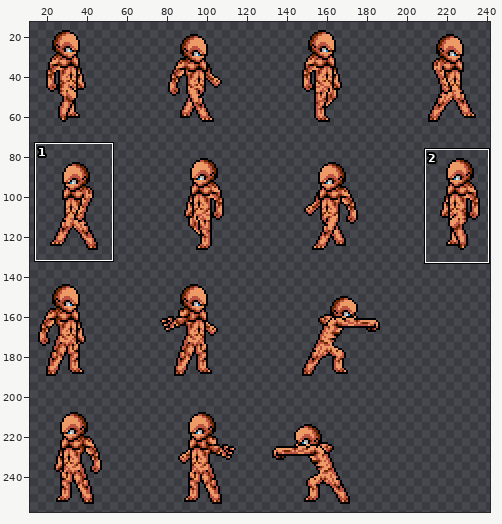
Edited in one commit: sprite sheet (img/units/skin2.png). The picture above shows the old version from afar; the outline marks the close-up.
Close-up. Before the edit:
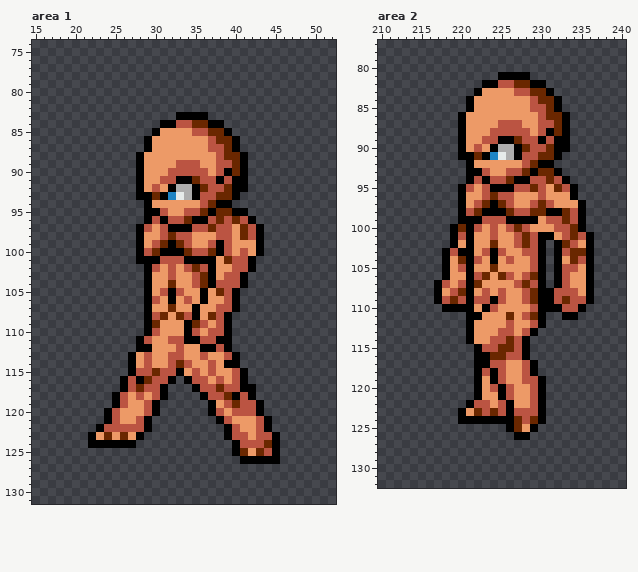
The file is 500x500 pixels. Shown: area 1: x 15..52, y 74..131; area 2: x 210..240, y 77..132. The wide view leaves out empty margins. The commit also changed other parts of the picture, which this record leaves out.
The same view after the edit:
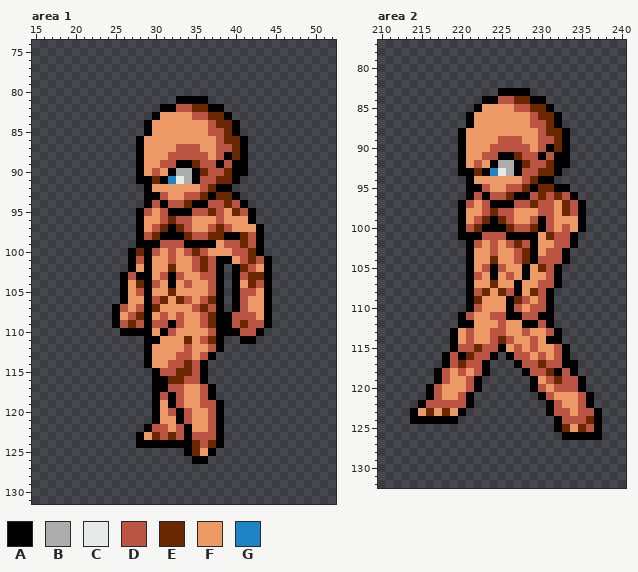
Palette (. is transparent): A #000000  B #adadad  C #e6ebea  D #bb5442  E #6a2700  F #ed9a67  G #1e84c4
Difference:
--- area 1
@@ x 15..52 @@
  80 ......................................
- 81 ......................................
- 82 ......................................
- 83 ..................AAAA................
- 84 ................AADDEEAA..............
- 85 ...............AFFFFDDEEA.............
- 86 ..............AFFFFFFFDEEA............
- 87 ..............AFFFFFFFDDEA............
- 88 .............AFFFFFFFFFDEEA...........
- 89 .............AFFFFDDDFFDDEA...........
- 90 .............AFFFDDDDDFDAEA...........
- 91 .............AFFDDAAEDDADAA...........
- 92 .............AFDFABBAEDDEAA...........
- 93 .............AAEAGCBADDEEA............
- 94 ..............AFFFFFFDEAA.............
- 95 ..............AADFFDDEAEEAA...........
- 96 ..............ADADDEAADEDEDA..........
- 97 .............ADFDAAADDEDDFEDA.........
- 98 .............AFFDEDDFFFDDFEDA.........
- 99 .............AFDEAEDFFDADFFFA.........
-100 .............ADEAAAEDDEADFDFA.........
-101 .............AAADDDAAAAFEDDA..........
-102 ..............ADFDFDEDAFFDDA..........
-103 ..............AFFDFFDEAFDDA...........
-104 ..............AFFEFFDEADDDA...........
-105 ..............AFDADFFAFEDA............
-106 ..............ADFAFDFAFFDA............
-107 ..............AFFEFFAFFDDA............
-108 ..............ADEFEDAFEDA.............
-109 ..............AEFFFAEDFDA.............
-110 ..............ADFFFADFDDA.............
-111 .............ADFFDDAADDAA.............
-112 .............AAFFFDFFAADA.............
-113 ............AFDFFDDFFDFFDA............
-114 ............AFDFFDEDFFDFAA............
-115 ............ADDEDDAFDFDFFDA...........
-116 ...........ADAEDDA.ADDFDFDA...........
-117 ...........ADEDDA...ADDEDDAA..........
-118 ..........ADFDFDA....ADDEADA..........
-119 ..........ADFFDA......AFDEDDA.........
-120 .........ADFFFDA......ADFDDDA.........
-121 .........ADFFDA........ADFFFDA........
-122 ........ADDDDDA.........ADFFDA........
-123 .......AFEFEFA..........ADDFDDA.......
-124 .......AAAAAA............ADDDEA.......
-125 .........................AEFEDA.......
-126 ..........................AAAAA.......
+ 81 ..................AAAA................
+ 82 ................AADDEEAA..............
+ 83 ...............AFFFFDDEEA.............
+ 84 ..............AFFFFFFFDEEA............
+ 85 ..............AFFFFFFFDDEA............
+ 86 .............AFFFFFFFFFDEEA...........
+ 87 .............AFFFFDDDFFDDEA...........
+ 88 .............AFFFDDDDDFDAEA...........
+ 89 .............AFFDDAAEDDADAA...........
+ 90 .............AFDFABBAEDDEAA...........
+ 91 .............AAEAGCBADDEEA............
+ 92 ..............AFFFFFFDEAA.............
+ 93 ..............AADFFDDEAEEA............
+ 94 ..............ADADDEAADDEDA...........
+ 95 .............ADFDAAADDEDFEDA..........
+ 96 .............AFFDEDDFFFDFFFA..........
+ 97 .............AFDEAEDFFDEDFFFA.........
+ 98 .............ADEAAAEDDEEAAEDA.........
+ 99 .............AAADDDAAAAFDDEDA.........
+100 ............AEADFDFDEDFFFDDEA.........
+101 ............ADAFFDFFDEDAAFDEDA........
+102 ............AFAFFEFFDEDA.AEDFA........
+103 ...........ADAAFDADFFDDA.ADEEA........
+104 ...........AFEADFAFDFFDA.AFEDA........
+105 ...........AFDAFFEFFFFDA.ADDFA........
+106 ...........AFFADEFEDFDEA.ADFFA........
+107 ..........ADFDAEFFFFDEDA.ADFFA........
+108 ..........AFDEAFDFDFFDEAADDDFA........
+109 ..........ADEDADDADFFDEAADEDDA........
+110 ...........AAAAFADFFFFDAAADDA.........
+111 ..............AAFFFEFDEA..AA..........
+112 ..............AFFFFDFFDA..............
+113 ..............AFFFDDFDA...............
+114 ..............AFFDDEDA................
+115 ...............ADDEEDA................
+116 ...............AAEEDDA................
+117 ...............AADDFFDA...............
+118 ...............ADADFFDA...............
+119 ...............AFADFFDDA..............
+120 ...............AFDADFFDA..............
+121 ...............AFFADFFDA..............
+122 ..............ADDFDAFFDA..............
+123 .............AFEDEDADDDA..............
+124 .............AAAAAAAEDEA..............
+125 ...................AEFA...............
+126 ....................AA................
 127 ......................................
--- area 2
@@ x 210..240 @@
  80 ...............................
- 81 ...............AAAA............
- 82 .............AADDEEAA..........
- 83 ............AFFFFDDEEA.........
- 84 ...........AFFFFFFFDEEA........
- 85 ...........AFFFFFFFDDEA........
- 86 ..........AFFFFFFFFFDEEA.......
- 87 ..........AFFFFDDDFFDDEA.......
- 88 ..........AFFFDDDDDFDAEA.......
- 89 ..........AFFDDAAEDDADAA.......
- 90 ..........AFDFABBAEDDEAA.......
- 91 ..........AAEAGCBADDEEA........
- 92 ...........AFFFFFFDEAA.........
- 93 ...........AADFFDDEAEEA........
- 94 ...........ADADDEAADDEDA.......
- 95 ..........ADFDAAADDEDFEDA......
- 96 ..........AFFDEDDFFFDFFFA......
- 97 ..........AFDEAEDFFDEDFFFA.....
- 98 ..........ADEAAAEDDEEAAEDA.....
- 99 ..........AAADDDAAAAFDDEDA.....
-100 .........AEADFDFDEDFFFDDEA.....
-101 .........ADAFFDFFDEDAAFDEDA....
-102 .........AFAFFEFFDEDA.AEDFA....
-103 ........ADAAFDADFFDDA.ADEEA....
-104 ........AFEADFAFDFFDA.AFEDA....
-105 ........AFDAFFEFFFFDA.ADDFA....
-106 ........AFFADEFEDFDEA.ADFFA....
-107 .......ADFDAEFFFFDEDA.ADFFA....
-108 .......AFDEAFDFDFFDEAADDDFA....
-109 .......ADEDADDADFFDEAADEDDA....
-110 ........AAAAFADFFFFDAAADDA.....
-111 ...........AAFFFEFDEA..AA......
-112 ...........AFFFFDFFDA..........
-113 ...........AFFFDDFDA...........
-114 ...........AFFDDEDA............
-115 ............ADDEEDA............
-116 ............AAEEDDA............
-117 ............AADDFFDA...........
-118 ............ADADFFDA...........
-119 ............AFADFFDDA..........
-120 ............AFDADFFDA..........
-121 ............AFFADFFDA..........
-122 ...........ADDFDAFFDA..........
-123 ..........AFEDEDADDDA..........
-124 ..........AAAAAAAEDEA..........
-125 ................AEFA...........
-126 .................AA............
+ 81 ...............................
+ 82 ...............................
+ 83 ...............AAAA............
+ 84 .............AADDEEAA..........
+ 85 ............AFFFFDDEEA.........
+ 86 ...........AFFFFFFFDEEA........
+ 87 ...........AFFFFFFFDDEA........
+ 88 ..........AFFFFFFFFFDEEA.......
+ 89 ..........AFFFFDDDFFDDEA.......
+ 90 ..........AFFFDDDDDFDAEA.......
+ 91 ..........AFFDDAAEDDADAA.......
+ 92 ..........AFDFABBAEDDEAA.......
+ 93 ..........AAEAGCBADDEEA........
+ 94 ...........AFFFFFFDEAA.........
+ 95 ...........AADFFDDEAEEAA.......
+ 96 ...........ADADDEAADEDEDA......
+ 97 ..........ADFDAAADDEDDFEDA.....
+ 98 ..........AFFDEDDFFFDDFEDA.....
+ 99 ..........AFDEAEDFFDADFFFA.....
+100 ..........ADEAAAEDDEADFDFA.....
+101 ..........AAADDDAAAAFEDDA......
+102 ...........ADFDFDEDAFFDDA......
+103 ...........AFFDFFDEAFDDA.......
+104 ...........AFFEFFDEADDDA.......
+105 ...........AFDADFFAFEDA........
+106 ...........ADFAFDFAFFDA........
+107 ...........AFFEFFAFFDDA........
+108 ...........ADEFEDAFEDA.........
+109 ...........AEFFFAEDFDA.........
+110 ...........ADFFFADFDDA.........
+111 ..........ADFFDDAADDAA.........
+112 ..........AAFFFDFFAADA.........
+113 .........AFDFFDDFFDFFDA........
+114 .........AFDFFDEDFFDFAA........
+115 .........ADDEDDAFDFDFFDA.......
+116 ........ADAEDDA.ADDFDFDA.......
+117 ........ADEDDA...ADDEDDAA......
+118 .......ADFDFDA....ADDEADA......
+119 .......ADFFDA......AFDEDDA.....
+120 ......ADFFFDA......ADFDDDA.....
+121 ......ADFFDA........ADFFFDA....
+122 .....ADDDDDA.........ADFFDA....
+123 ....AFEFEFA..........ADDFDDA...
+124 ....AAAAAA............ADDDEA...
+125 ......................AEFEDA...
+126 .......................AAAAA...
 127 ...............................
